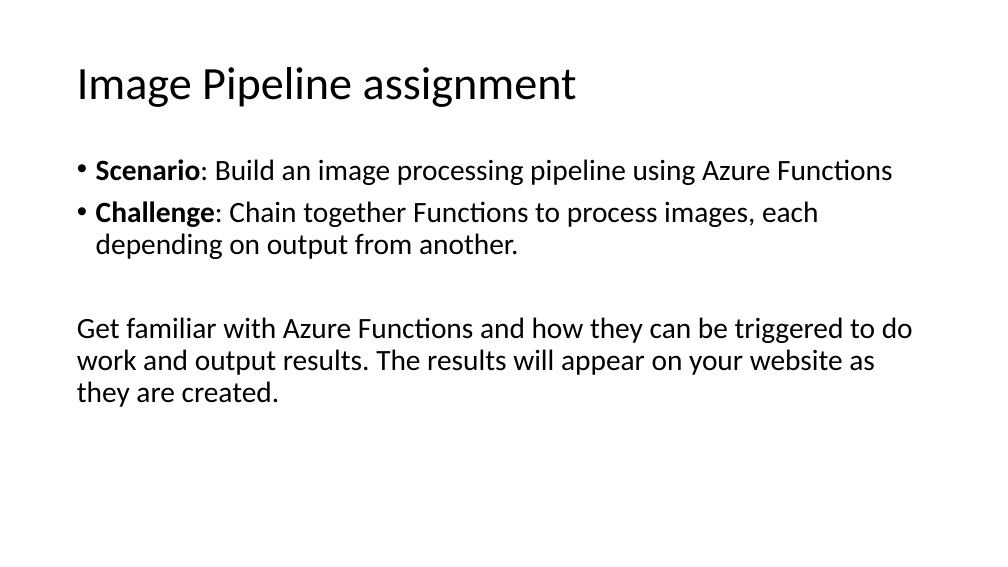
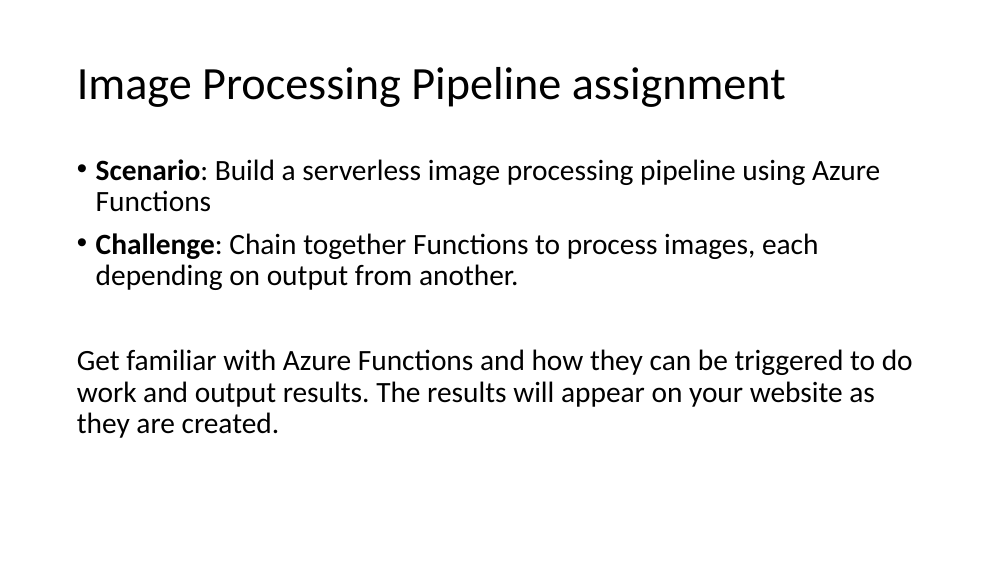
Before and after one commit to HenrikWM/NNUG_GAB2018, a slide deck: slide 1 of src/Assets/GAB2018 - Diagrams.pptx. Drawn at 1008x567 pixels with LibreOffice and Linux fonts; fonts in the diff are those of the drawing. Boxes give left, top, right and bottom in pixels: in the first picture for what was removed or moved away, otherwise in the second. Text is boxed around its words. In the diff, an @@ line names an element or a change of style, - is before the commit and + after.

```diff
--- a/src/Assets/GAB2018 - Diagrams.pptx
+++ b/src/Assets/GAB2018 - Diagrams.pptx
@@ title at (x1=77, y1=67, x2=786, y2=107): text changed @@
-Image Pipeline assignment
+Image Processing Pipeline assignment
@@ text at (x1=96, y1=159, x2=880, y2=212): text changed @@
-• Scenario: Build an image processing pipeline using Azure Functions
+• Scenario: Build a serverless image processing pipeline using Azure Functions
```
Also in this commit, not shown: 1 slide added, 1 other file.
